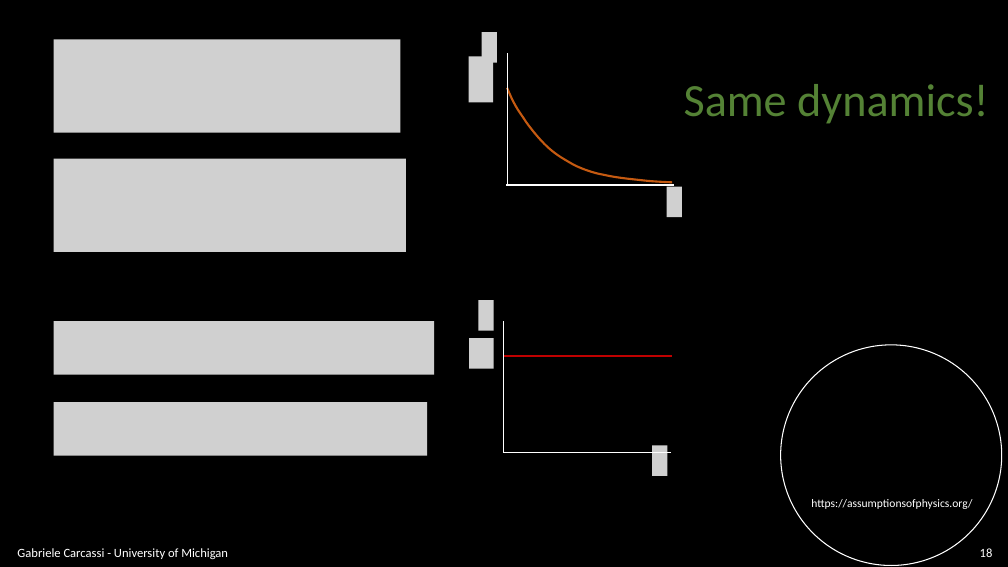
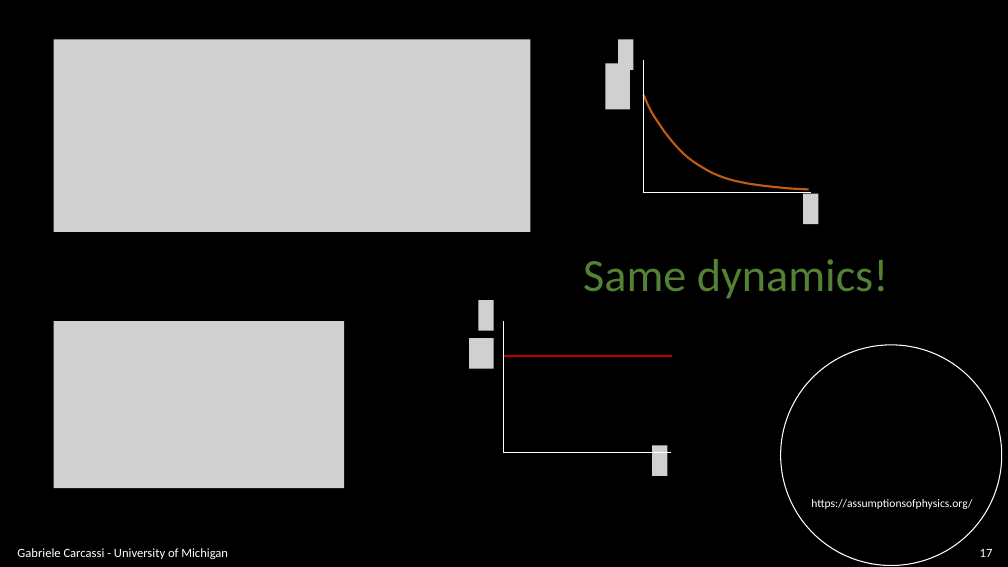
Before and after one commit to assumptionsofphysics/slides, a slide deck: slide 17 of BookCompanions-v2/RP-Class-2.pptx (slide 18 before the commit). Drawn at 1008x567 pixels with LibreOffice and Linux fonts; fonts in the diff are those of the drawing; grey boxes stand for pictures; background and template pictures are left out. Boxes give left, top, right and bottom in pixels: in the first picture for what was removed or moved away, otherwise in the second. Text is boxed around its words. In the diff, an @@ line names an element or a change of style, - is before the commit and + after.

```diff
--- a/BookCompanions-v2/RP-Class-2.pptx
+++ b/BookCompanions-v2/RP-Class-2.pptx
@@ picture: place and size @@
-picture at [54,39,401,133]
+picture at [54,39,531,232]
@@ picture: place and size @@
-picture at [469,56,493,102]
+picture at [606,64,630,110]
@@ 3 freeform shapes, 2 pictures: place and size @@
-3 freeform shapes, 2 pictures at [482,33,682,217]
+3 freeform shapes, 2 pictures at [619,39,818,224]
@@ picture removed at [54,159,406,253] @@
@@ text "Same dynamics!": place and size @@
-text "Same dynamics!" at [684,84,989,124]
+text "Same dynamics!" at [583,259,889,299]
@@ picture: place and size @@
-picture at [54,321,435,375]
+picture at [54,321,344,488]
@@ picture removed at [54,402,427,456] @@
@@ page number at [980,549,993,557]: text changed @@
-18
+17
```
Also in this commit, not shown: 6 other slides changed, 2 slides added, 1 other file.
